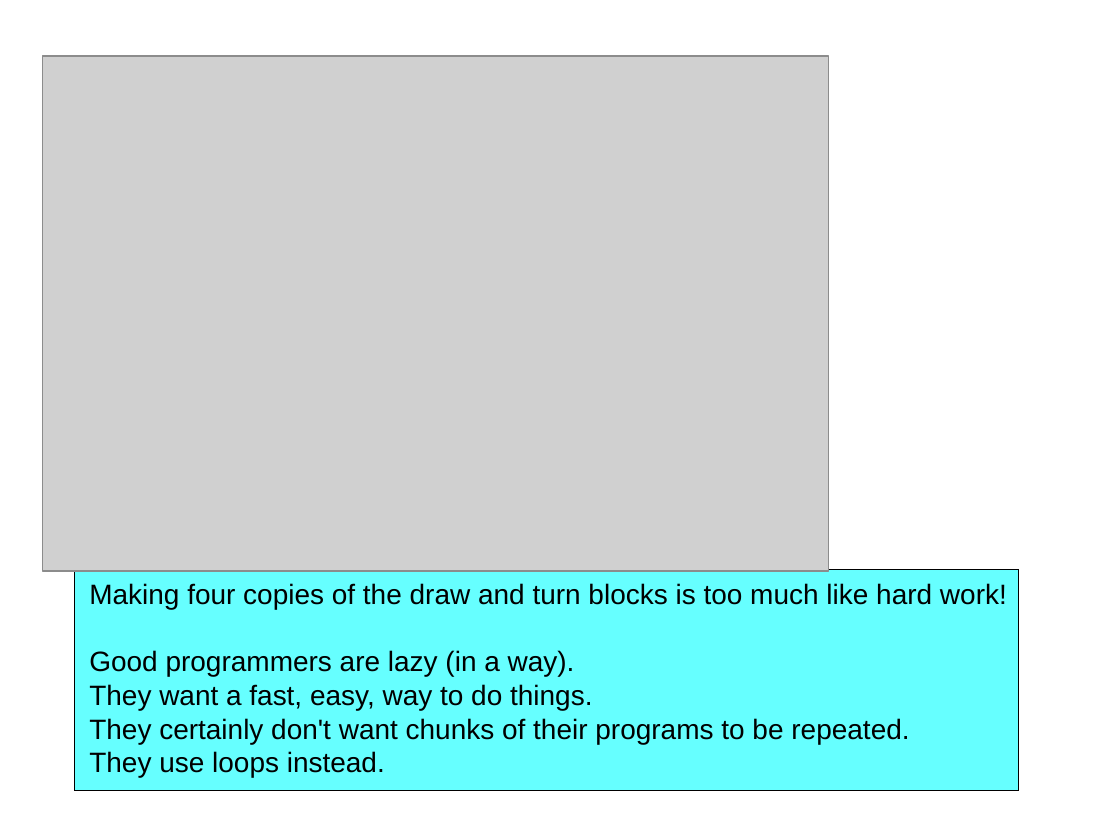
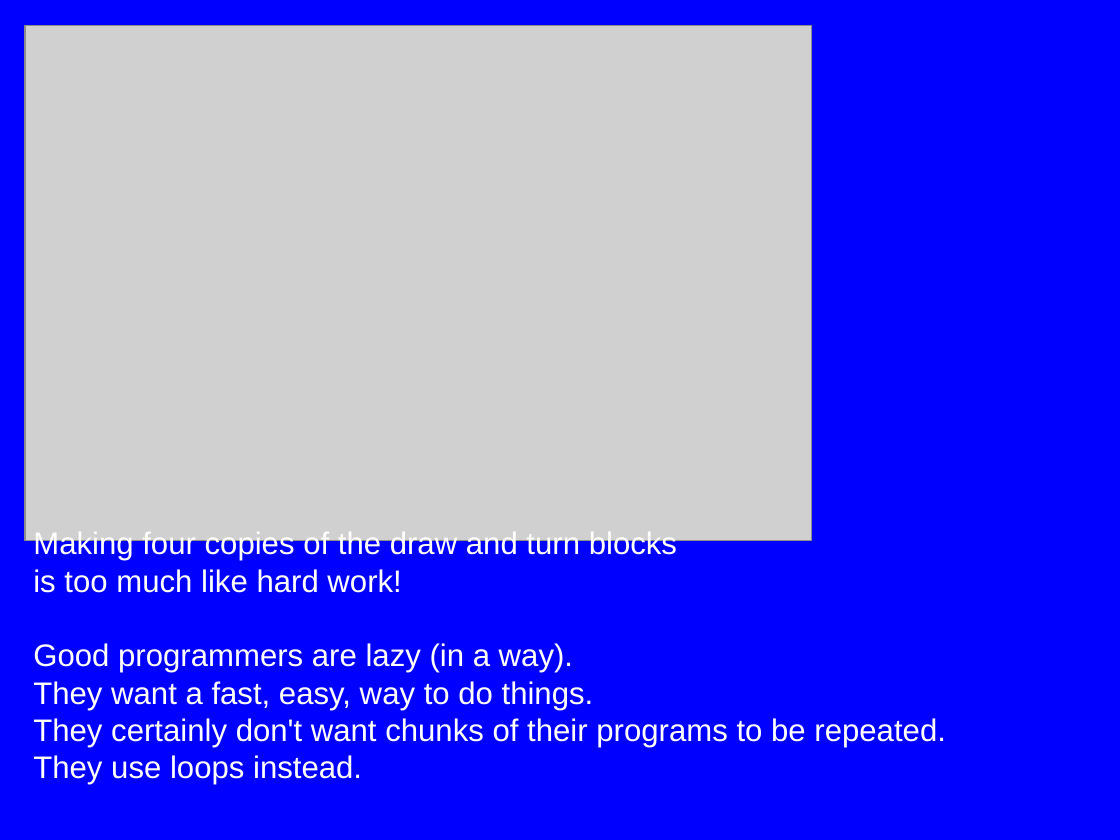
Before and after one commit to m-tranter/cathedral, a slide deck: slide 8 of scratch/scratch1.ppt. Drawn at 1120x840 pixels with LibreOffice and Linux fonts; fonts in the diff are those of the drawing; grey boxes stand for pictures. Boxes give left, top, right and bottom in pixels: in the first picture for what was removed or moved away, otherwise in the second. Text is boxed around its words. In the diff, an @@ line names an element or a change of style, - is before the commit and + after.

```diff
--- a/scratch/scratch1.ppt
+++ b/scratch/scratch1.ppt
@@ background #FFFFFF to #0000FF @@
@@ picture moved from (x1=43, y1=56, x2=829, y2=571) to (x1=25, y1=25, x2=811, y2=540) @@
@@ text "Making four copies of the ..." moved from (x1=89, y1=583, x2=1007, y2=777) to (x1=33, y1=530, x2=946, y2=785) @@
@@ text at (x1=33, y1=530, x2=677, y2=593): text changed; size 18 to 20 pt; text colour #000000 to #FFFFFF @@
-Making four copies of the draw and turn blocks is too much like hard work!
+Making four copies of the draw and turn blocks
+is too much like hard work!
@@ rectangle removed at (x1=75, y1=570, x2=1019, y2=791) @@
@@ text at (x1=33, y1=643, x2=946, y2=785): size 18 to 20 pt, text colour #000000 to #FFFFFF in "Good programmers are lazy (in a way).", "They want a fast, easy, way to ...", "They certainly don't want chunks of their ...", "They use loops instead." @@
```
Also in this commit, not shown: 7 other slides changed, 1 slide added, 1 slide removed, 1 other file.
